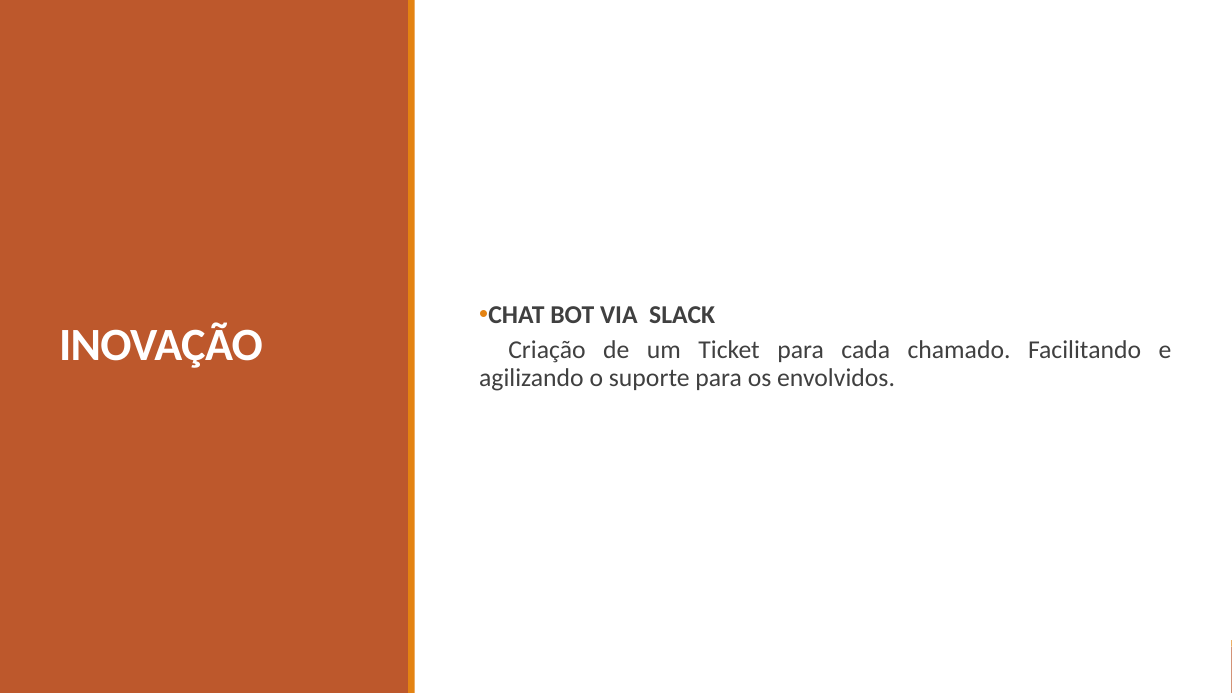
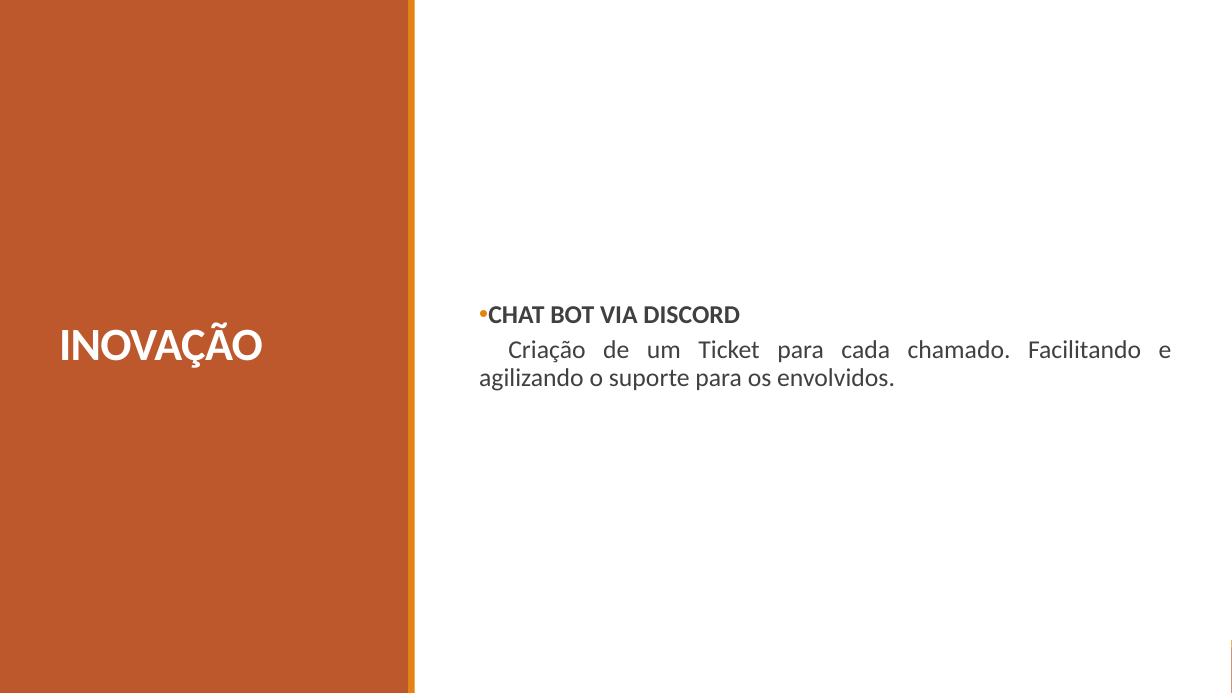
Before and after one commit to BandTec/grupo-05-adsa-20201, a slide deck: slide 19 of Apresentação Sprint 1.pptx. Drawn at 1232x693 pixels with LibreOffice and Linux fonts; fonts in the diff are those of the drawing. Boxes give left, top, right and bottom in pixels: in the first picture for what was removed or moved away, otherwise in the second. Text is boxed around its words. In the diff, an @@ line names an element or a change of style, - is before the commit and + after.

```diff
--- a/Apresentação Sprint 1.pptx
+++ b/Apresentação Sprint 1.pptx
@@ text at [488, 306, 740, 323]: text changed @@
-• CHAT BOT VIA SLACK
+• CHAT BOT VIA DISCORD
```
Also in this commit, not shown: 13 other slides changed, 2 slides added, 1 slide removed.
